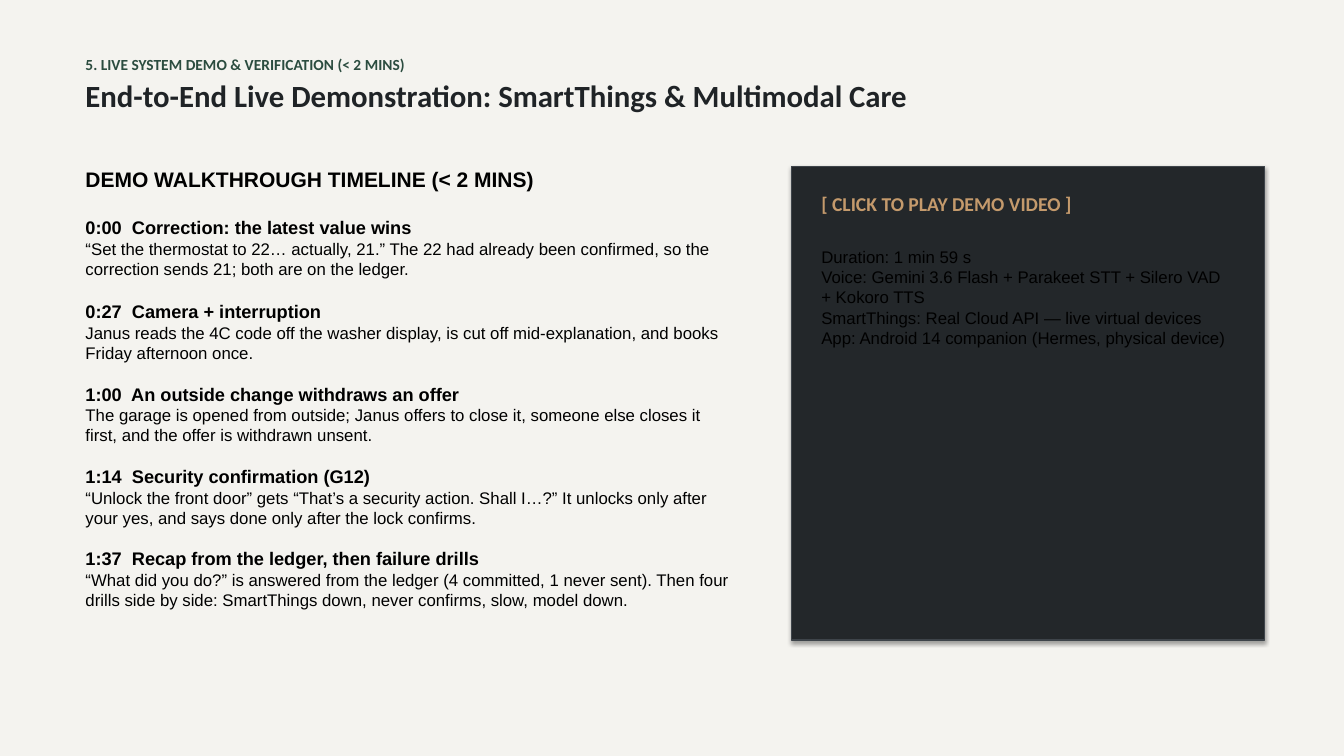
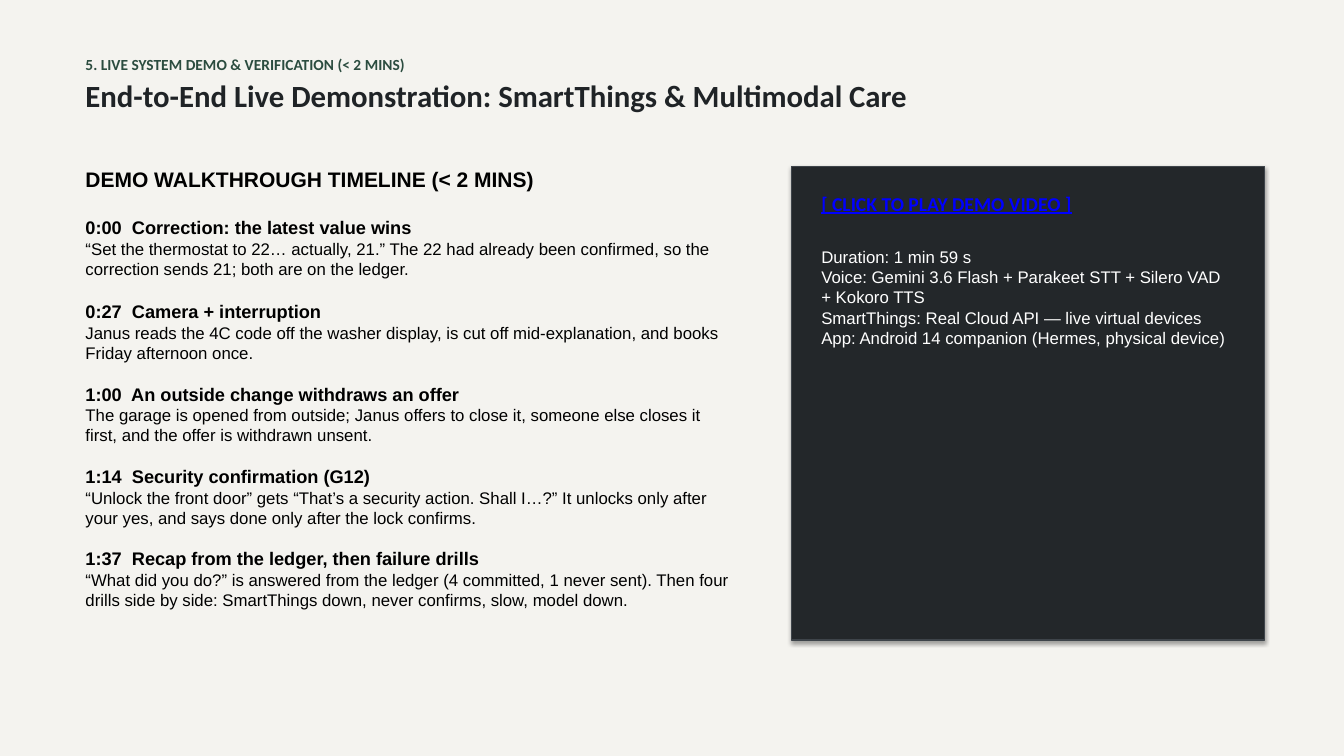
Before and after one commit to AdithyaSanthosh-P/Janus, a slide deck: slide 13 of VITVellore_AICA.pptx. Drawn at 1344x756 pixels with LibreOffice and Linux fonts; fonts in the diff are those of the drawing. Boxes give left, top, right and bottom in pixels: in the first picture for what was removed or moved away, otherwise in the second. Text is boxed around its words. In the diff, an @@ line names an element or a change of style, - is before the commit and + after.

```diff
--- a/VITVellore_AICA.pptx
+++ b/VITVellore_AICA.pptx
@@ text "[ CLICK TO PLAY DEMO ..." at [821,198,1225,348]: text colour #C49A6C to #0000FF, underline on in "[ CLICK TO PLAY DEMO VIDEO ]"; text colour #000000 to #FFFFFF in "Duration: 1 min 59 s", "Voice: Gemini 3.6 Flash + Parakeet STT ...", "SmartThings: Real Cloud API — live virtual ...", "App: Android 14 companion (Hermes, physical device)" @@
```
